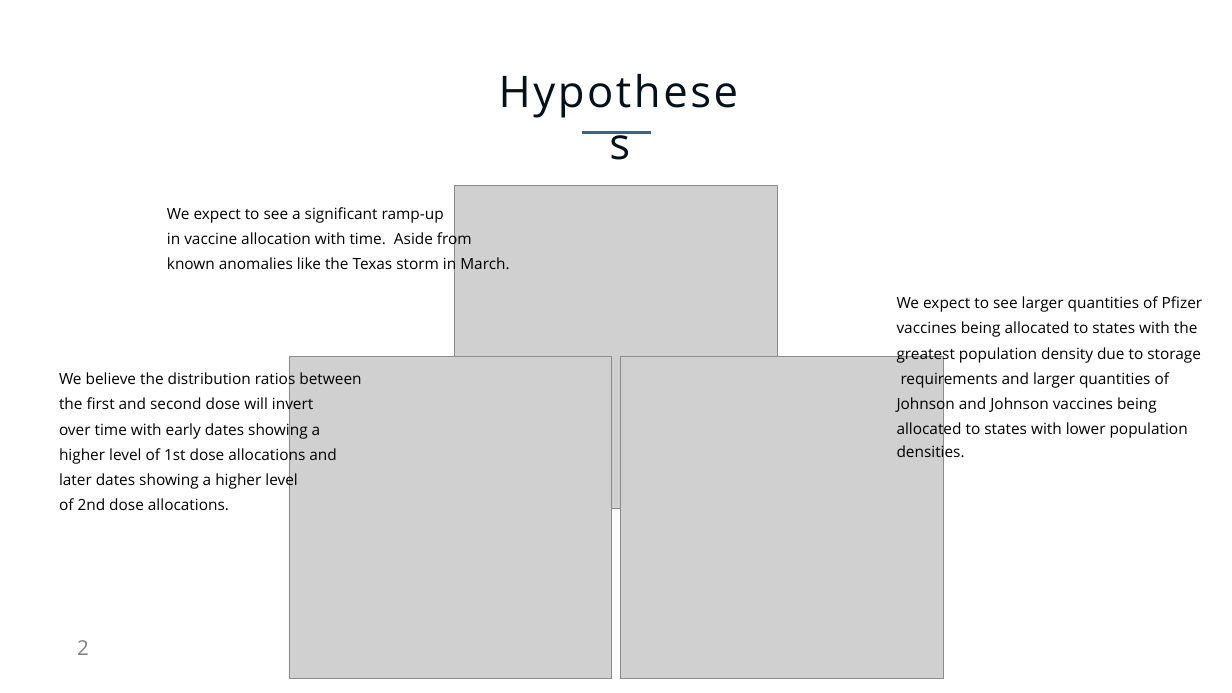
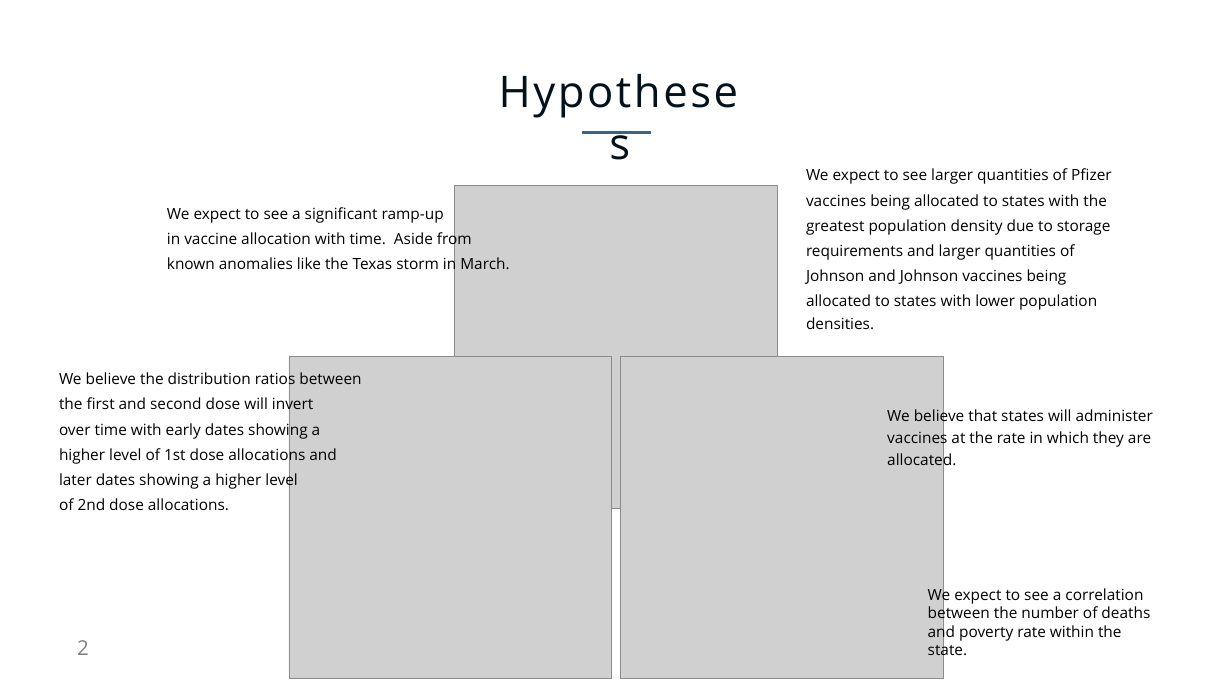
Before and after one commit to AnneNiemiec/Project_One, a slide deck: slide 2 of presentation/Project_one.pptx. Drawn at 1232x693 pixels with LibreOffice and Linux fonts; fonts in the diff are those of the drawing; grey boxes stand for pictures. Boxes give left, top, right and bottom in pixels: in the first picture for what was removed or moved away, otherwise in the second. Text is boxed around its words. In the diff, an @@ line names an element or a change of style, - is before the commit and + after.

```diff
--- a/presentation/Project_one.pptx
+++ b/presentation/Project_one.pptx
@@ text "We expect to see larger ..." rewrapped from (x1=897, y1=296, x2=1203, y2=462) to (x1=806, y1=168, x2=1112, y2=329) @@
@@ text added at (x1=887, y1=407, x2=1153, y2=470), 24 pt, text #000000 @@
+We believe that states will administer vaccines at the rate in which they are allocated.
@@ text added at (x1=928, y1=586, x2=1150, y2=642), 24 pt, text #000000 @@
+We expect to see a correlation between the number of deaths and poverty rate within the state.
```
Also in this commit, not shown: 5 other slides changed, 8 slides added, 20 slides removed, 2 other files.
